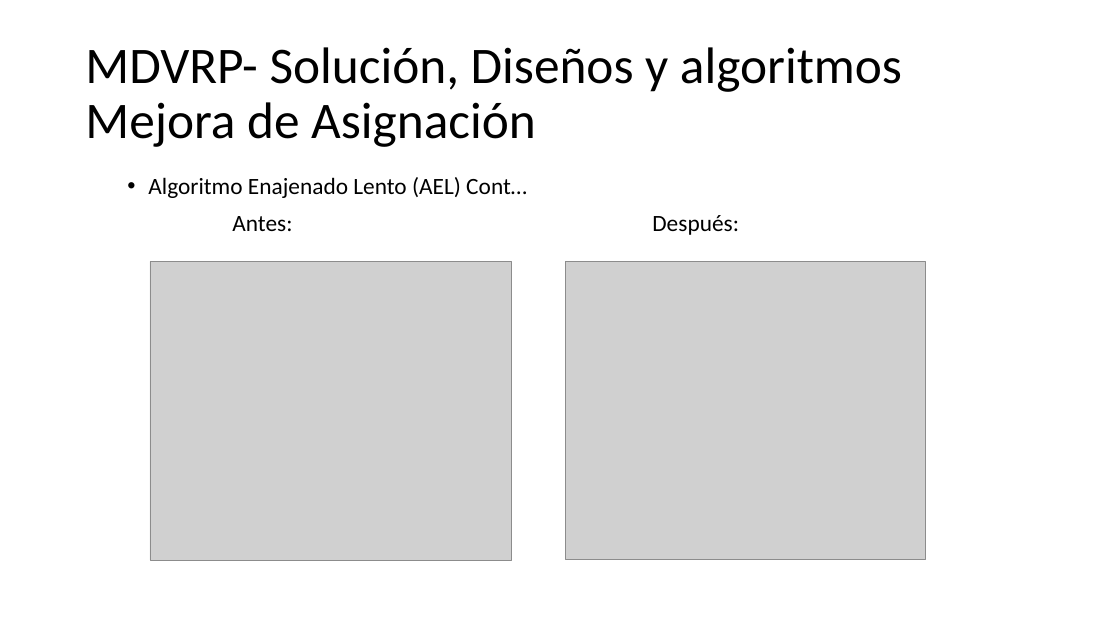
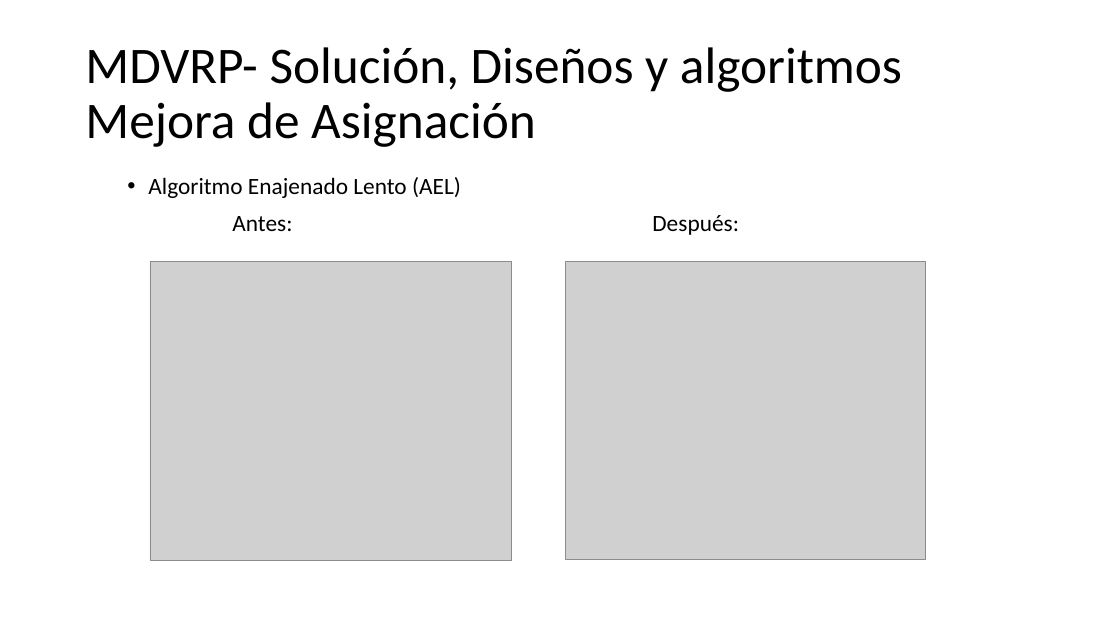
Before and after one commit to urubusale/proyvrp, a slide deck: slide 10 of Version/Documentación/MDVRP.pptx. Drawn at 1120x630 pixels with LibreOffice and Linux fonts; fonts in the diff are those of the drawing; grey boxes stand for pictures. Boxes give left, top, right and bottom in pixels: in the first picture for what was removed or moved away, otherwise in the second. Text is boxed around its words. In the diff, an @@ line names an element or a change of style, - is before the commit and + after.

```diff
--- a/Version/Documentación/MDVRP.pptx
+++ b/Version/Documentación/MDVRP.pptx
@@ text at bbox=[148, 177, 461, 198]: text changed @@
-    • Algoritmo Enajenado Lento (AEL) Cont…
+    • Algoritmo Enajenado Lento (AEL)
```
Also in this commit, not shown: 10 other slides changed, 1 slide added, 1 slide removed.
